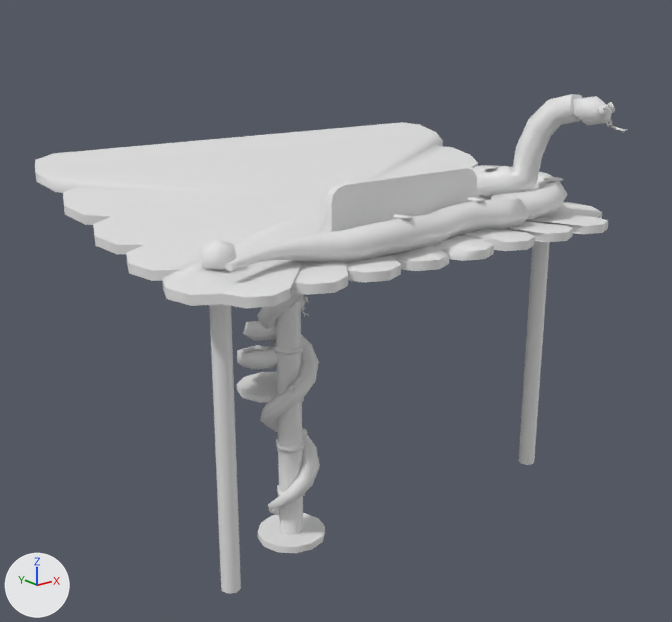
What one commit did to the Blender file art/blend/reptile_stall.blend.
Both versions are drawn from a 50 mm lens placed at (-4.82, -6.75, 4.95), pointed at (-0.09, -0.83, 2.58). Lighting does not change. The marker at lower left points along +X, +Y and +Z. The first picture is the older version.

Objects in the first picture: 'rs-awning', 'rs-awning-posts', 'rs-awning-snake', 'rs-finial', 'rs-meter-post', 'rs-meter-snake', 'rs-sign', 'rs-stall-snake-face' and 4 more.
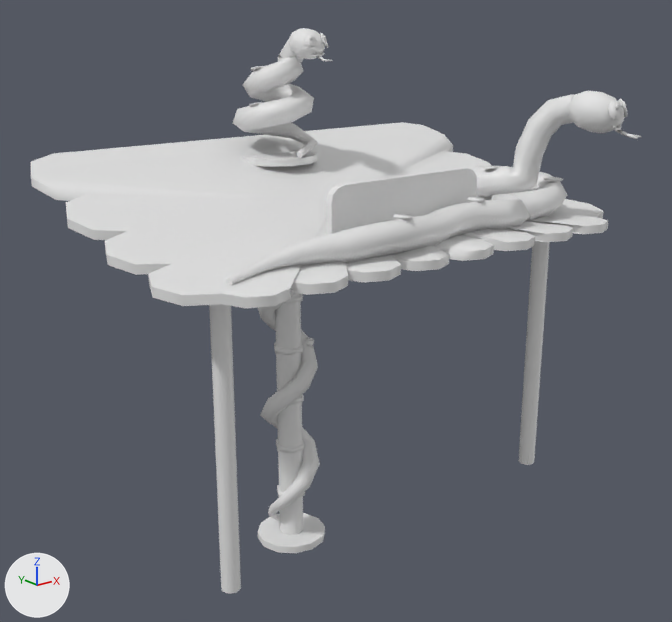
Changed parts and their boxes (x1, y1, x2, y2) in the pictures (672 x 622 px; the box of a moved part takes in the faces that stretch with it):
'rs-awning', reshaped
    before: (35, 122, 608, 308)
    after: (30, 122, 608, 308)
'rs-awning-snake', reshaped (10% taller)
    before: (226, 94, 612, 271)
    after: (226, 91, 624, 285)
'rs-awning-posts', reshaped
    before: (199, 238, 550, 594)
    after: (209, 151, 550, 594)
'rs-finial', reshaped
    before: (237, 297, 305, 369)
    after: (233, 28, 325, 158)
'rs-stall-snake-face', reshaped (53% shorter)
    before: (301, 102, 615, 311)
    after: (304, 33, 627, 131)
part 1 of me_rs_awning, moved or reshaped
    before: (35, 122, 602, 306)
    after: (30, 122, 604, 306)
part 2 of me_rs_awning_posts, added
    after: (242, 151, 317, 167)
part 3 of me_rs_awning_posts, deleted
    before: (236, 372, 278, 403)
part 4 of me_rs_awning_posts, deleted
    before: (199, 238, 237, 270)
part 5 of me_rs_awning_snake, moved or reshaped
    before: (226, 96, 612, 271)
    after: (226, 91, 624, 285)
part 6 of me_rs_finial, added
    after: (233, 28, 325, 158)
part 7 of me_rs_finial, deleted
    before: (237, 297, 305, 369)
part 8 of me_rs_stall_snake_face, moved or reshaped
    before: (607, 102, 615, 113)
    after: (618, 99, 627, 118)
part 9 of me_rs_stall_snake_face, moved or reshaped
    before: (598, 104, 609, 116)
    after: (608, 100, 623, 121)
part 10 of me_rs_stall_snake_face, moved or reshaped
    before: (605, 120, 612, 126)
    after: (613, 124, 622, 131)
part 11 of me_rs_stall_snake_face, moved or reshaped (not visible before)
    after: (321, 33, 328, 48)
part 12 of me_rs_stall_snake_face, moved or reshaped (not visible before)
    after: (304, 33, 315, 48)
part 13 of me_rs_stall_snake_face, moved or reshaped (not visible before)
    after: (310, 53, 325, 57)

Patch to the scene script:
```diff
--- a/art/blend/reptile_stall.blend.py
+++ b/art/blend/reptile_stall.blend.py
@@ me_rs_awning @@
-me_rs_awning.from_pydata(...)  # 148 vertices, 219 faces; spans x -2.15..2.15, y -2.19..0.55, z 3.25..3.92
+me_rs_awning.from_pydata(...)  # 132 vertices, 195 faces; spans x -2.21..2.21, y -2.19..0.55, z 3.25..3.92
+# me_rs_awning part 1
+# 20 vertices are removed from x -2.15..2.15, y -0.95..-0.45, z 3.38..3.57
+# 36 faces are deleted
+# 4 vertices in x -1.9..1.9, y -1.45, z 3.3..3.37 move by (0.0, 0.12, 0.02)
+# 52 vertices move from x -2.15..2.15, y -1.88..0.48, z 3.26..3.89 to x -2.21..2.21, y -1.86..0.46, z 3.26..3.88
+# 4 vertices are added at (-1.9, -0.7, 3.43), (1.9, -0.7, 3.43), (-1.9, -0.7, 3.5), (1.9, -0.7, 3.5)
+# 12 new faces join them
@@ me_rs_awning_posts @@
-me_rs_awning_posts.from_pydata(...)  # 76 vertices, 72 faces; spans x -1.8..1.8, y -1.67..0.62, z 0.9..3.57
+me_rs_awning_posts.from_pydata(...)  # 52 vertices, 32 faces; spans x -1.75..1.75, y -1.62..0.47, z 0.9..3.8
+# me_rs_awning_posts part 2: a new loose piece, a 10-sided cylinder along z spanning x -0.36..0.36, y -0.212..0.472, z 3.739..3.799
+# me_rs_awning_posts part 3: the loose piece of 20 vertices spanning x -0.34..0.34, y -0.02..0.62, z 1.48..1.54 is deleted
+# me_rs_awning_posts part 4: the loose piece of 12 vertices spanning x -1.8..-1.54, y -1.67..-1.43, z 3.33..3.57 is deleted
+# other edits to the shape of me_rs_awning_posts do not show in these pictures
@@ me_rs_awning_snake @@
-me_rs_awning_snake.from_pydata(...)  # 207 vertices, 212 faces; spans x -1.79..1.82, y -2.35..-1.0, z 3.32..4.39
+me_rs_awning_snake.from_pydata(...)  # 257 vertices, 264 faces; spans x -1.79..1.82, y -2.42..-1.0, z 3.32..4.42
+# me_rs_awning_snake part 5: 99 vertices moved from x -1.79..1.82, y -2.05..-1.0, z 3.33..4.04 to x -1.79..1.82, y -2.05..-1.0, z 3.32..4.04; 12 vertices removed from x 1.27..1.52, y -2.35..-2.01, z 4.15..4.38; 62 vertices added at x 1.22..1.59, y -2.42..-1.99, z 4.1..4.42
@@ me_rs_finial @@
-me_rs_finial.from_pydata(...)  # 127 vertices, 132 faces; spans x -0.33..0.334, y -0.065..0.644, z 1.612..2.516
+me_rs_finial.from_pydata(...)  # 157 vertices, 164 faces; spans x -0.354..0.341, y -0.331..0.509, z 3.801..4.874
+# me_rs_finial part 6: 157 vertices added at x -0.354..0.341, y -0.331..0.509, z 3.801..4.874
+# me_rs_finial part 7: 127 vertices removed from x -0.33..0.334, y -0.065..0.644, z 1.612..2.516
@@ me_rs_stall_snake_face @@
-me_rs_stall_snake_face.from_pydata(...)  # 94 vertices, 68 faces; spans x 0.02..1.55, y -2.35..0.0, z 2.35..4.33
+me_rs_stall_snake_face.from_pydata(...)  # 94 vertices, 68 faces; spans x 0.01..1.61, y -2.45..-0.25, z 4.12..4.84
+# me_rs_stall_snake_face part 8: the loose piece of 16 vertices spanning x 1.5..1.55, y -2.3..-2.22, z 4.24..4.33 is multiplied about its middle by the matrix ((1.544, 0.419, -0.013), (-0.418, 1.543, 0.074), (0.032, -0.068, 1.598)), then moved by (0.03, -0.08, 0.0)
+# me_rs_stall_snake_face part 9: the loose piece of 16 vertices spanning x 1.31..1.38, y -2.35..-2.29, z 4.24..4.33 is multiplied about its middle by the matrix ((1.544, -0.418, -0.036), (0.419, 1.543, 0.066), (0.017, -0.073, 1.598)), then moved by (0.03, -0.09, 0.0)
+# me_rs_stall_snake_face part 10: the loose piece of 15 vertices spanning x 1.37..1.51, y -2.34..-2.28, z 4.16..4.19 is scaled about its middle by (1.26, 1.25, 1.27), then moved by (0.02, -0.06, -0.03)
+# me_rs_stall_snake_face part 11: the loose piece of 16 vertices spanning x 0.16..0.22, y -0.06..0.0, z 2.41..2.48 is multiplied about its middle by the matrix ((1.689, 0.456, 0.04), (-0.457, 1.672, 0.241), (0.024, -0.243, 1.733)), then moved by (0.03, -0.26, 2.33)
+# me_rs_stall_snake_face part 12: the loose piece of 16 vertices spanning x 0.02..0.08, y -0.06..0.0, z 2.41..2.48 is multiplied about its middle by the matrix ((1.689, -0.456, -0.04), (0.457, 1.672, 0.241), (-0.024, -0.243, 1.733)), then moved by (0.01, -0.26, 2.33)
+# me_rs_stall_snake_face part 13: the loose piece of 15 vertices spanning x 0.06..0.18, y -0.06..-0.04, z 2.35..2.38 is scaled about its middle by (1.38, 1.34, 1.37), then moved by (0.02, -0.25, 2.3)
```
